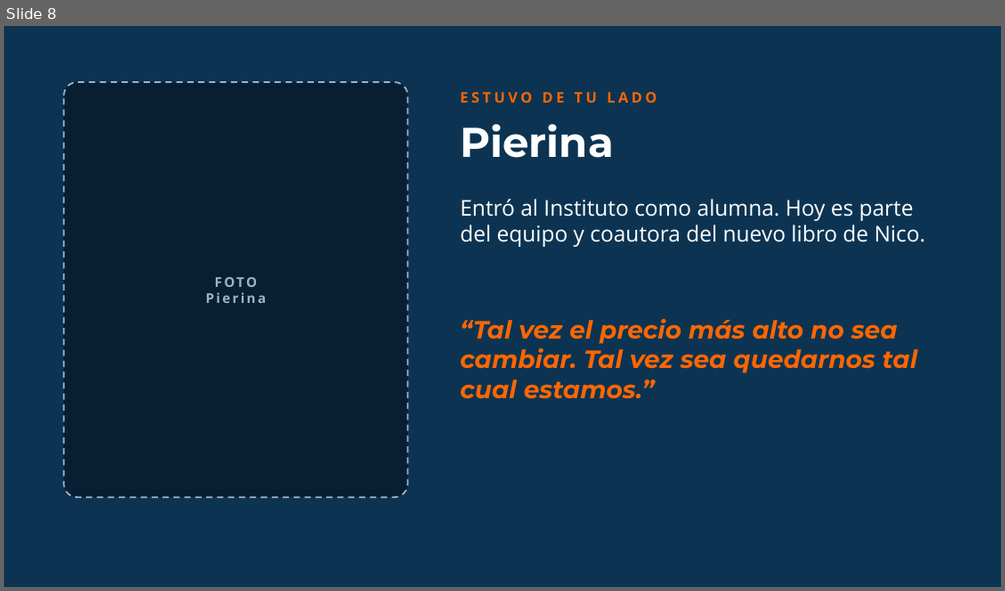
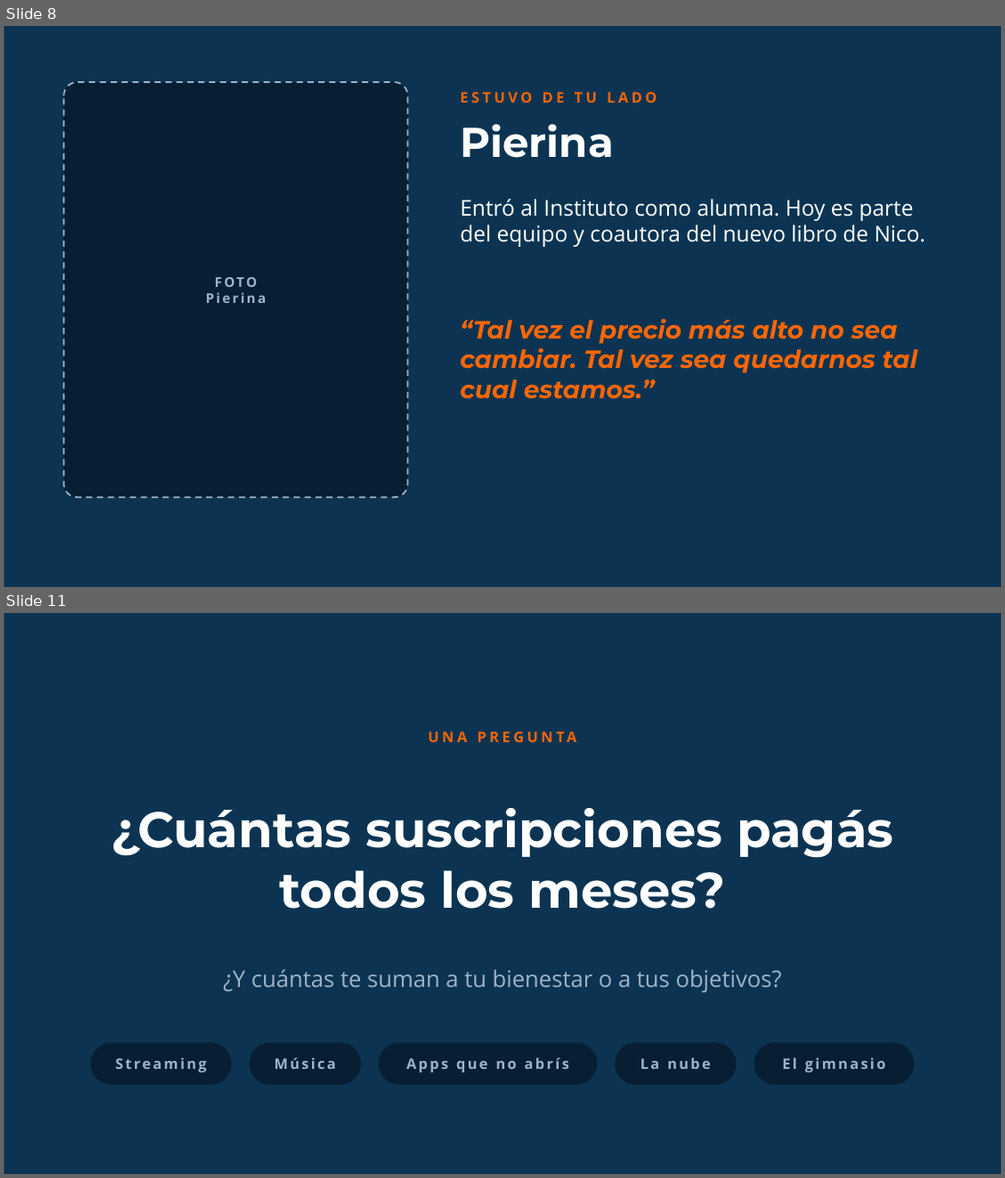
Before and after one commit to rolandopaypal9823/detodo, a slide deck: landing-siempre-on/masterclass-27-octubre/pitch-comunidad-productiva.pptx. Shown one above the other, each under a label of ours: slide 8 before the commit, slides 8 and 11 after it; the slides between them are not shown. The pictures are 1005x591 and 1005x1178 pixels, drawn with LibreOffice and Linux fonts; fonts in the diff are those of the drawing; background and template pictures are left out. Boxes give left, top, right and bottom in pixels: in the first picture for what was removed or moved away, otherwise in the second. Text is boxed around its words. In the diff, an @@ line names an element or a change of style, - is before the commit and + after.

```diff
--- a/landing-siempre-on/masterclass-27-octubre/pitch-comunidad-productiva.pptx
+++ b/landing-siempre-on/masterclass-27-octubre/pitch-comunidad-productiva.pptx
@@ slide 11 added at [4, 613, 1001, 1174], background #0C3452 @@
@@ text added at [64, 722, 941, 751], 14 pt, text #FF6602, bold @@
+UNA PREGUNTA
@@ title added at [111, 808, 893, 908], 48 pt, text #FFFFFF, bold @@
+¿Cuántas suscripciones pagás todos los meses?
@@ text added at [223, 969, 782, 992], 22 pt, text #9FB3C8 @@
+¿Y cuántas te suman a tu bienestar o a tus objetivos?
@@ rounded rectangle added at [91, 1043, 231, 1084], fill #081F33, outline #081F33 1 pt @@
@@ text added at [115, 1057, 207, 1072], 14 pt, text #9FB3C8, bold @@
+Streaming
@@ rounded rectangle added at [250, 1043, 361, 1084], fill #081F33, outline #081F33 1 pt @@
@@ text added at [275, 1057, 336, 1069], 14 pt, text #9FB3C8, bold @@
+Música
@@ rounded rectangle added at [380, 1043, 597, 1084], fill #081F33, outline #081F33 1 pt @@
@@ text added at [406, 1057, 569, 1072], 14 pt, text #9FB3C8, bold @@
+Apps que no abrís
@@ rounded rectangle added at [615, 1043, 736, 1084], fill #081F33, outline #081F33 1 pt @@
@@ text added at [640, 1057, 711, 1069], 14 pt, text #9FB3C8, bold @@
+La nube
@@ rounded rectangle added at [755, 1043, 914, 1084], fill #081F33, outline #081F33 1 pt @@
@@ text added at [782, 1057, 886, 1072], 14 pt, text #9FB3C8, bold @@
+El gimnasio
```
Also in this commit, not shown: 7 slides changed, 7 other slides added, 5 slides removed.
